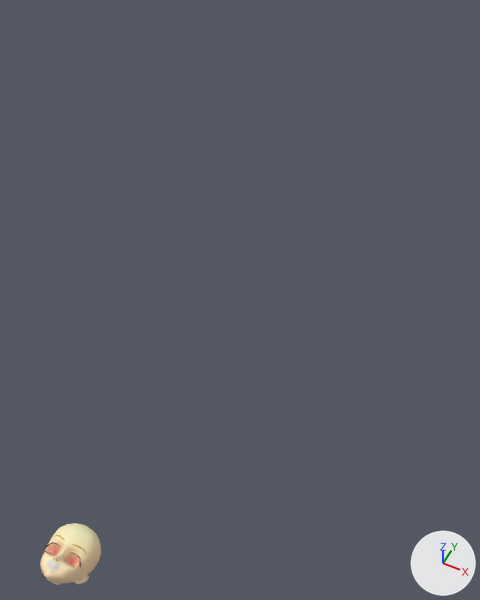
The Blender file animations/Boy_Common/Boy_Stand.blend: old version first, new version second.
Before and after are seen from a 50 mm camera at (1.37, -6.67, 3.46) aimed at (-0.18, -3.57, -0.42). Lighting does not change. The marker at lower right points along +X, +Y and +Z.

The first picture shows 'head.boy', 'teeth.boy'.
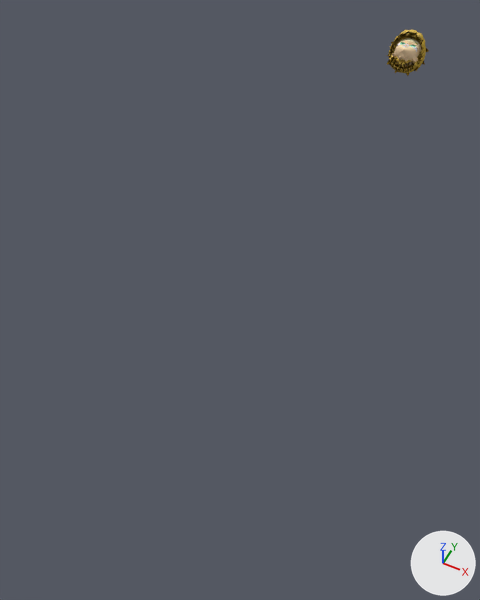
Boxes [x1, y1, x2, y2] around the edits, measured in the pictures (480 x 600 px):
'head.boy', moved: before [40, 523, 101, 585]; after [392, 38, 421, 67]
'hair.boy', shown: after [387, 30, 429, 76]
'teeth.boy', moved: before [46, 559, 60, 572]; after [403, 44, 409, 48]
'eyeball.L', added: after [410, 45, 417, 52]
'eyeball.R', added: after [396, 42, 405, 47]

The change, as a diff of the scene's bpy script:
```diff
--- a/animations/Boy_Common/Boy_Stand.blend.py
+++ b/animations/Boy_Common/Boy_Stand.blend.py
@@ img_iris_circle_green_r_png @@
+img_iris_circle_green_r_png = load_image('iris_circle_green_r.png', '../../head_Boy/tex/eyes/iris_circle_green_r.png', 128, 128, 'sRGB')
@@ img_iris_circle_green_png @@
+img_iris_circle_green_png = load_image('iris_circle_green.png', '../../head_Boy/tex/eyes/iris_circle_green.png', 256, 256, 'sRGB')
@@ img_iris_circle_green_cornea_png @@
+img_iris_circle_green_cornea_png = load_image('iris_circle_green_cornea.png', '../../head_Boy/tex/eyes/iris_circle_green_cornea.png', 256, 256, 'sRGB')
@@ mat_iris @@
+mat_iris = bpy.data.materials.new('iris')
+# uses the picture img_iris_circle_green_png
+# uses the picture img_iris_circle_green_r_png
@@ mat_cornea @@
+mat_cornea = bpy.data.materials.new('cornea')
+# uses the picture img_iris_circle_green_cornea_png
@@ mat_sclera @@
+mat_sclera = principled_material('sclera')
+mat_sclera.base_color = (1.0, 1.0, 1.0)  # white #ffffff
+mat_sclera.roughness = 0.05
+mat_sclera.specular_ior_level = 1.0
@@ me_sphere_011 @@
+me_sphere_011.from_pydata(...)  # 146 vertices, 144 faces; spans x -0.0574..0.0574, y -0.0583..0.0583, z 0.0..0.0583
+me_sphere_011.polygons.foreach_set('use_smooth', [True] * 144)
+# faces by material slot: [72, 36, 36]
+me_sphere_011.materials.append(mat_sclera)  # white #ffffff
+me_sphere_011.materials.append(mat_cornea)
+me_sphere_011.materials.append(mat_iris)
@@ ob_head_boy @@
 ob_head_boy = bpy.data.objects.new('head.boy', me_head_boy)
-ob_head_boy.location = (0.0, -6.0, 0.0)
+ob_head_boy.location = (0.0, -0.175, 0.0)
 ob_head_boy.rotation_euler = (-1.571, 0.0, 0.0)  # degrees (-90, 0, 0)
@@ ob_teeth_boy @@
 ob_teeth_boy = bpy.data.objects.new('teeth.boy', me_teeth_boy)
-ob_teeth_boy.location = (0.0, -6.0, 0.0)
+ob_teeth_boy.location = (0.0, -0.175, 0.0)
 _m = ob_teeth_boy.modifiers.new('Mirror', 'MIRROR')
@@ ob_hair_boy @@
 ob_hair_boy = bpy.data.objects.new('hair.boy', me_hair_boy)
-ob_hair_boy.location = (0.0, -6.0, 0.0)
+ob_hair_boy.location = (0.0, -0.175, 0.0)
 _m = ob_hair_boy.modifiers.new('Mirror', 'MIRROR')
 _m.use_clip = True
-ob_hair_boy.hide_set(True)  # its collection is switched off
@@ ob_eyeball_l @@
+ob_eyeball_l = bpy.data.objects.new('eyeball.L', me_sphere_011)
+ob_eyeball_l.location = (0.053, -0.097, 0.063)
@@ ob_eyeball_r @@
+ob_eyeball_r = bpy.data.objects.new('eyeball.R', me_sphere_011.copy())
+ob_eyeball_r.location = (-0.053, -0.097, 0.063)
```
